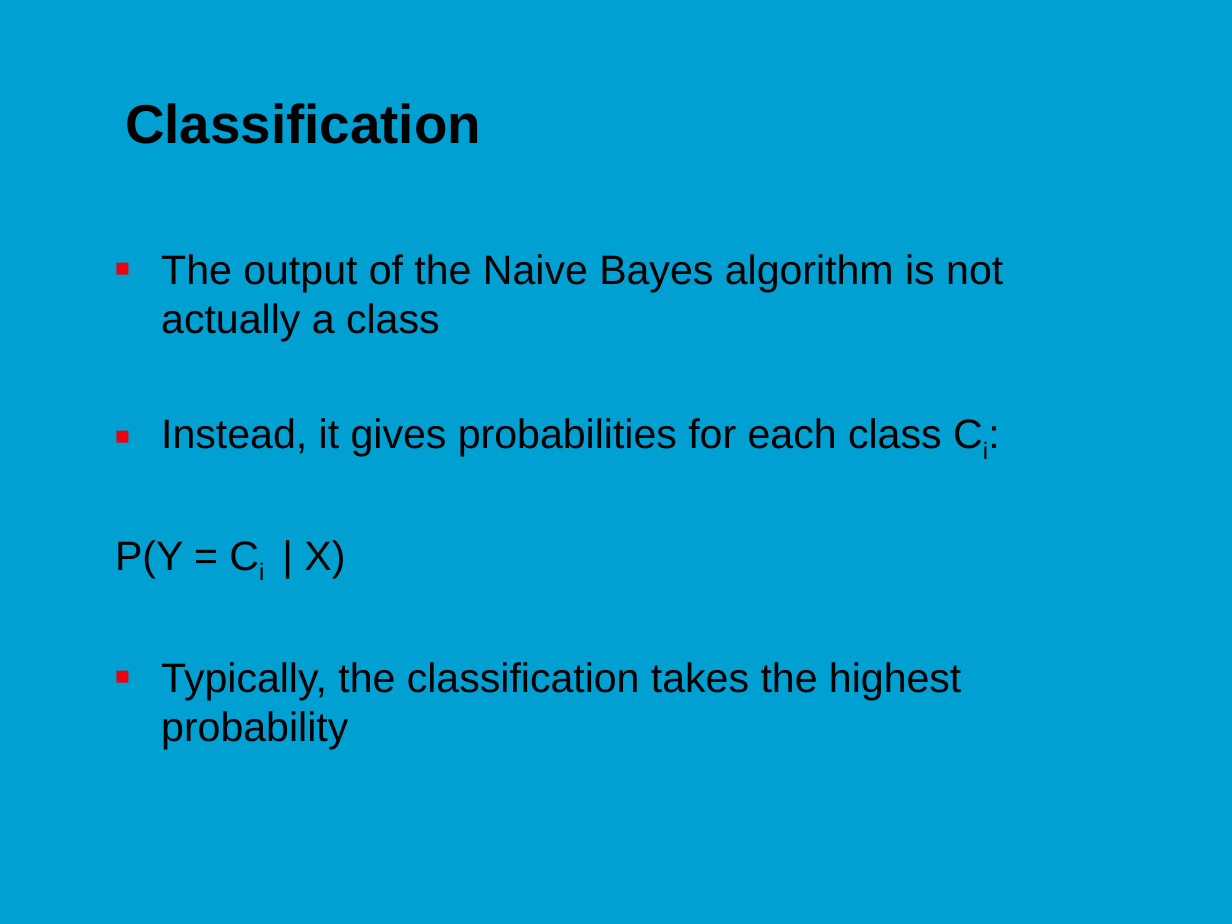
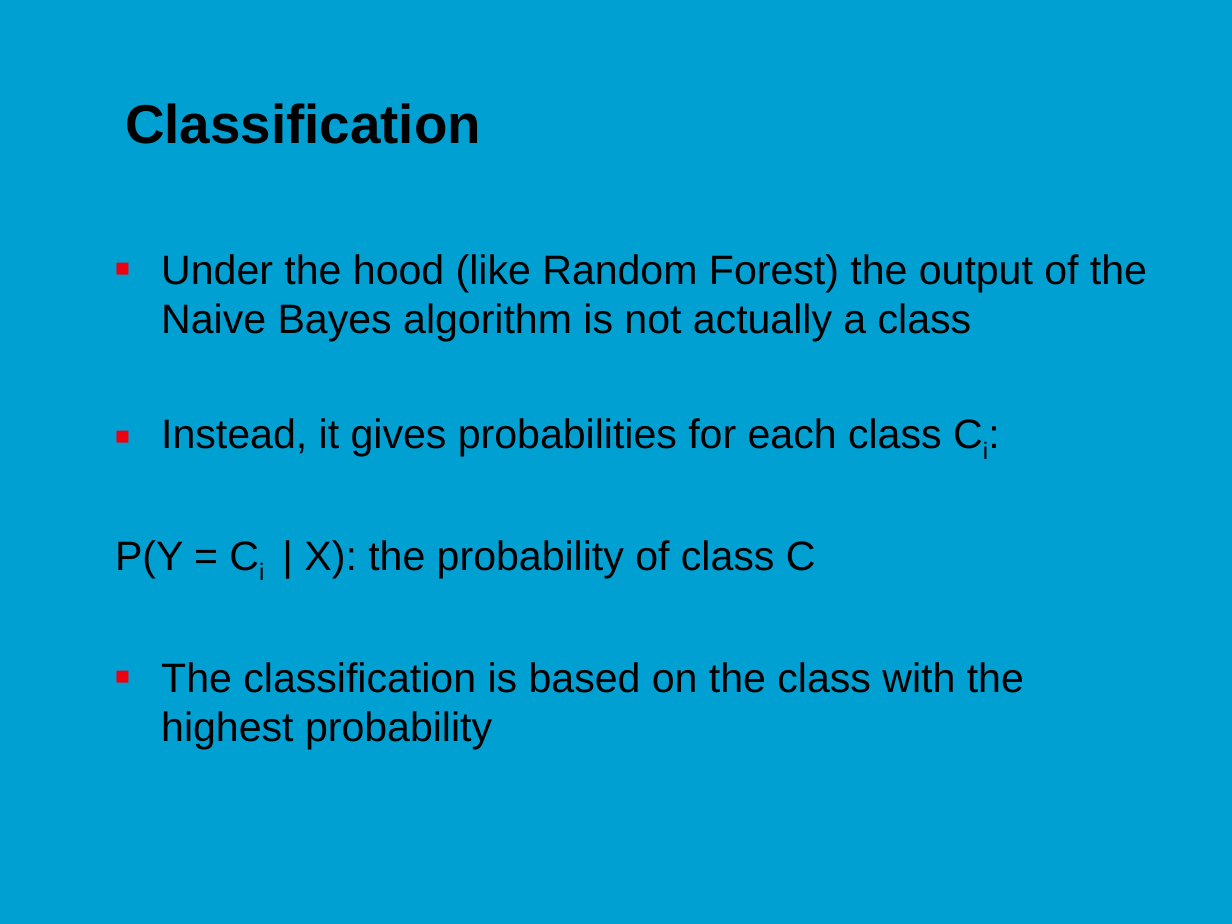
Before and after one commit to jonasmoons/data-driven-learning, a slide deck: slide 20 of slides/Week 6 - text mining.pptx (slide 19 before the commit). Drawn at 1232x924 pixels with LibreOffice and Linux fonts; fonts in the diff are those of the drawing; background and template pictures are left out. Boxes give left, top, right and bottom in pixels: in the first picture for what was removed or moved away, otherwise in the second. Text is boxed around its words. In the diff, an @@ line names an element or a change of style, - is before the commit and + after.

```diff
--- a/slides/Week 6 - text mining.pptx
+++ b/slides/Week 6 - text mining.pptx
@@ text at (161,254,1147,342): text changed @@
-■ The output of the Naive Bayes algorithm is not actually a class
+■ Under the hood (like Random Forest) the output of the Naive Bayes algorithm is not actually a class
@@ text at (115,540,1024,749): text changed @@
-P(Y = Ci | X)
-■ Typically, the classification takes the highest probability
+P(Y = Ci | X): the probability of class C
+■ The classification is based on the class with the highest probability
```
Also in this commit, not shown: 12 other slides changed, 2 slides added, 1 slide removed, 3 other files.
